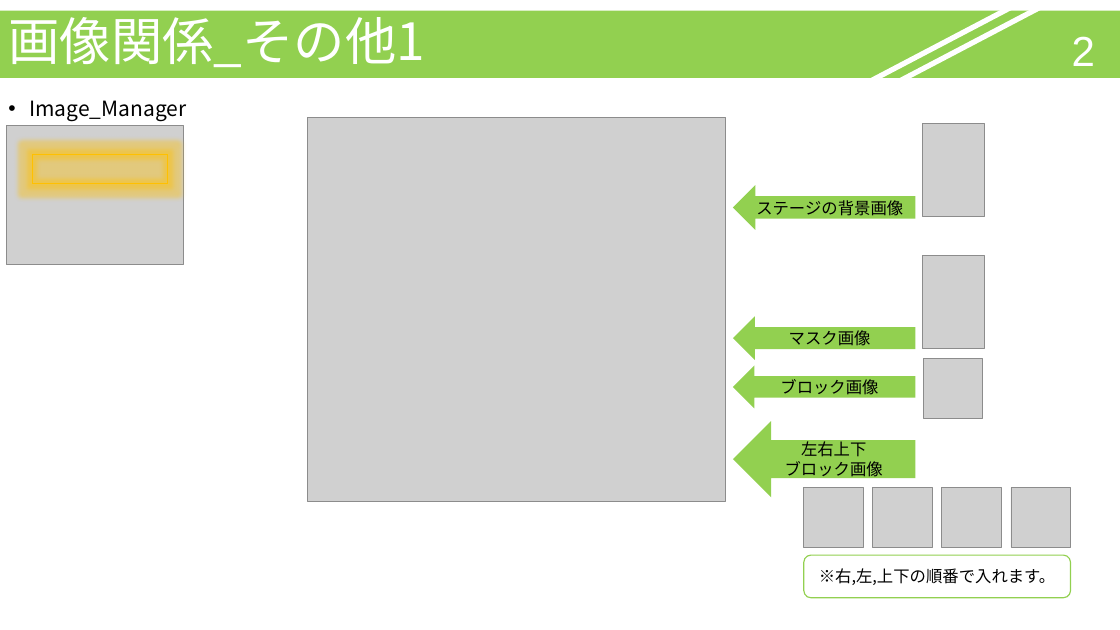
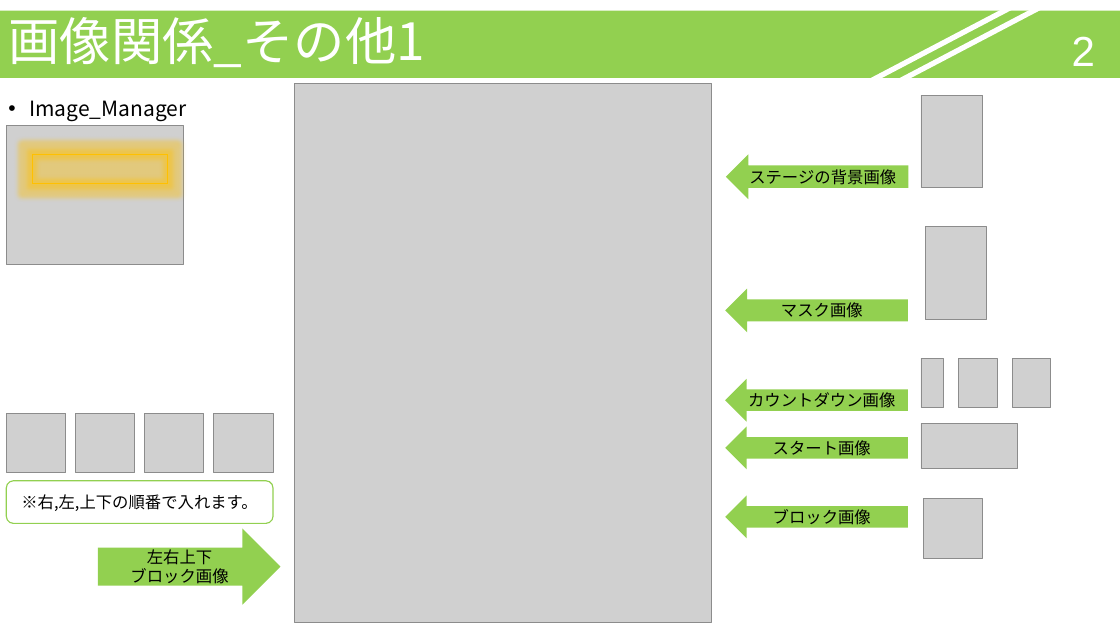
Before and after one commit to MorimotoMizuki/Gravity_Puzzle, a slide deck: slide 2 of 重力パズル_説明書.pptx. Drawn at 1120x630 pixels with LibreOffice and Linux fonts; fonts in the diff are those of the drawing; grey boxes stand for pictures. Boxes give left, top, right and bottom in pixels: in the first picture for what was removed or moved away, otherwise in the second. Text is boxed around its words. In the diff, an @@ line names an element or a change of style, - is before the commit and + after.

Commit message:
ゲームを始める際の処理変更
スタートボタンをタイトル画面に移動させ、画面遷移の機能を持たせた。
ゲーム画面に遷移した後はカウントダウン後ゲームスタートの流れに変更

```diff
--- a/重力パズル_説明書.pptx
+++ b/重力パズル_説明書.pptx
@@ picture resized from (x1=308, y1=118, x2=726, y2=502) to (x1=295, y1=83, x2=712, y2=623) @@
@@ picture moved from (x1=923, y1=124, x2=985, y2=217) to (x1=921, y1=95, x2=983, y2=187) @@
@@ left arrow "ステージの背景画像" moved from (x1=734, y1=185, x2=916, y2=230) to (x1=726, y1=155, x2=908, y2=200) @@
@@ picture moved from (x1=923, y1=255, x2=985, y2=348) to (x1=925, y1=227, x2=987, y2=319) @@
@@ left arrow "マスク画像" moved from (x1=734, y1=317, x2=916, y2=360) to (x1=725, y1=289, x2=907, y2=333) @@
@@ picture added at (x1=921, y1=358, x2=944, y2=408) @@
@@ picture added at (x1=959, y1=358, x2=997, y2=408) @@
@@ picture added at (x1=1013, y1=358, x2=1051, y2=408) @@
@@ left arrow added at (x1=725, y1=379, x2=907, y2=422), fill #92D050, 14 pt, text #000000 @@
+カウントダウン画像
@@ picture moved from (x1=1012, y1=487, x2=1071, y2=547) to (x1=213, y1=413, x2=273, y2=473) @@
@@ left arrow added at (x1=725, y1=427, x2=907, y2=470), fill #92D050, 14 pt, text #000000 @@
+スタート画像
@@ picture added at (x1=921, y1=423, x2=1017, y2=469) @@
@@ 3 pictures, 1 rounded rectangle moved together from (x1=804, y1=487, x2=1071, y2=598) to (x1=7, y1=413, x2=274, y2=523) @@
@@ left arrow "ブロック画像" moved from (x1=734, y1=365, x2=916, y2=408) to (x1=725, y1=496, x2=907, y2=539) @@
@@ picture moved from (x1=923, y1=359, x2=983, y2=418) to (x1=923, y1=499, x2=983, y2=559) @@
@@ left arrow "左右上下" moved from (x1=734, y1=421, x2=916, y2=497) to (x1=98, y1=528, x2=281, y2=605) @@
@@ left arrow "左右上下" at (x1=98, y1=528, x2=281, y2=605): mirrored @@
```
Also in this commit, not shown: 19 other files.
